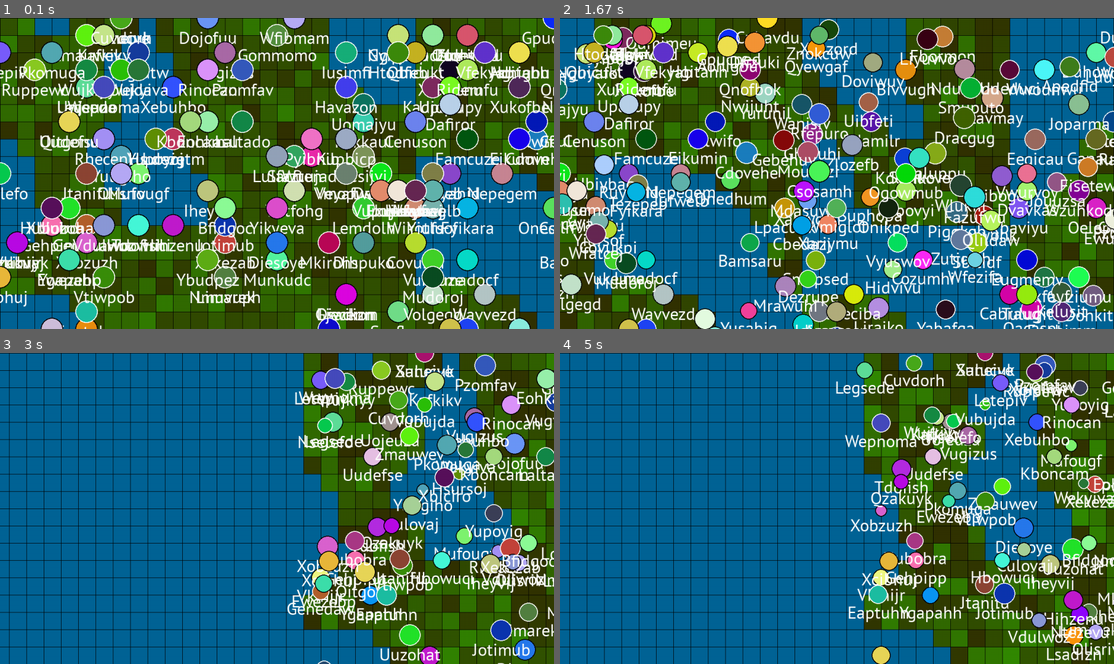
Above: before the commit, frames 1-4 (two rows, left to right).
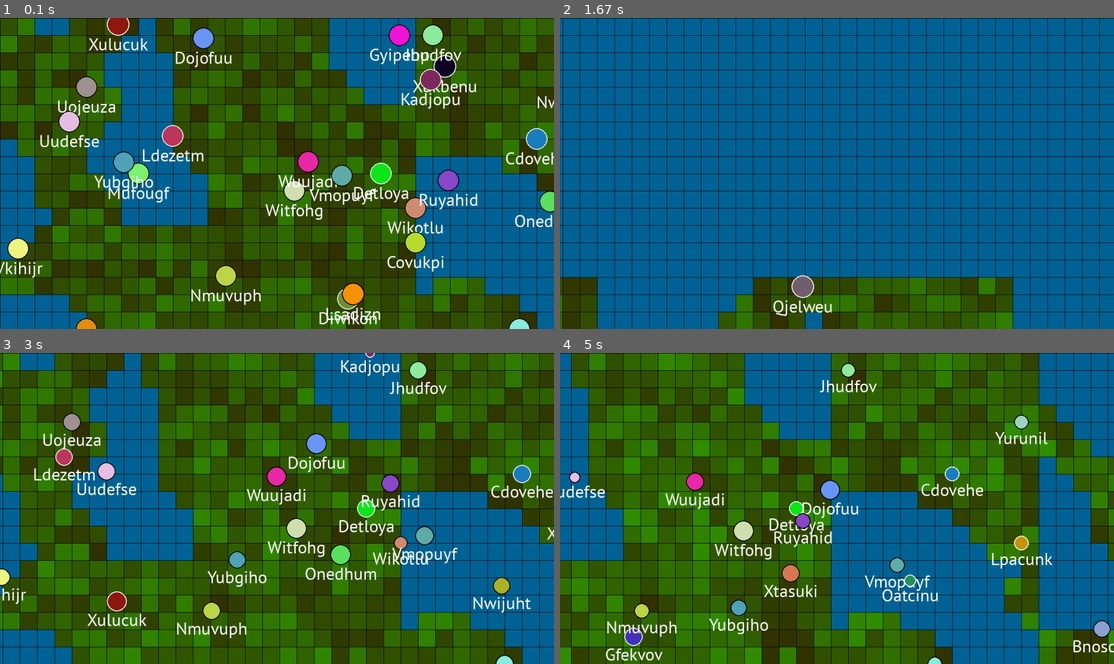
Above: after the commit, the same moments.

Repository: coding-lines/evolvers
Game: pygame game, started from Evolvers/run_v2.py
Same seed, same stepped clock (60 frames per second), same inputs: the game is played once before the commit and once after it.
Inputs:
- Up to frame 1 (0.1 s): no input
- Up to frame 2 (1.67 s): hold Right 0.33-0.8 s; hold Up 0.88-1.18 s; hold Right from 1.22 s (still down)
- Up to frame 3 (3 s): release Right at 1.68 s; hold Left 1.72-2.25 s; hold Down 2.28-2.58 s; hold Left from 2.62 s (still down)
- Up to frame 4 (5 s): release Left at 3.02 s; hold Up 3.05-3.42 s; hold Right 3.45-4.08 s; hold Down 4.12-4.48 s; hold Left 4.52-4.98 s

The runs differ from the first frame. In frame 1, 37% of the frame differs, in the area x 0-100%, y 0-100%; in frame 2, 76%; in frame 3, 82%; in frame 4, 84%.

Commit message:
Worlds can now be saved and loaded

Diff:
--- a/Evolvers/Chunk.py
+++ b/Evolvers/Chunk.py
@@ -1,6 +1,9 @@
 import math
+import os
 import random
 import time
+
+from ast import literal_eval
 
 class ChunkConverters:
     def boolean_to_tile_type(tile):
@@ -30,7 +33,13 @@
         self.loaded = False
 
     def load_from_file(self, file_name):
-        pass
+        with open(file_name, "r") as f:
+            json_repr = literal_eval(f.read())
+
+        self.terrain = json_repr["terrain"]
+        self.food = json_repr["food"]
+
+        self.loaded = True
 
     def generate(self, borders = {}, water_cover = 0.5):
         self.terrain = []
@@ -115,3 +124,20 @@
                         self.food[x][y] = 10
 
         self.last_iteration = time.time()
+
+    def compress(self, food_map):
+        for x in range(len(food_map)):
+            for y in range(len(food_map[0])):
+                food_map[x][y] = round(food_map[x][y], 2)
+
+        return food_map
+
+    def save_to(self, path, key):
+
+        chunk_data = {
+        "terrain": self.terrain,
+        "food": self.compress(self.food)
+        }
+
+        with open(os.path.join(path, key + ".json"), "w") as f:
+            f.write(str(chunk_data))
--- a/Evolvers/Creature.py
+++ b/Evolvers/Creature.py
@@ -11,7 +11,7 @@
     def alter_color(color):
         value_to_change = random.randint(0,2)
 
-        color[value_to_change] += random.randint(-5, 5)
+        color[value_to_change] += random.choice([-10, -5, 5, 10])
 
         if color[value_to_change] > 255:
             color[value_to_change] = 255
@@ -28,12 +28,50 @@
         return creatureNames.createNameOfLength(7)
 
     def alter_name(name):
+        change_type = random.random()
+        if change_type < 0.2:
+            if len(name) > 3 and random.random() < 0.5:
+                return name[:-1] #Cut off one letter
+            elif len(name) < 9:
+                return creatureNames.continueName(name)
         return creatureNames.alterName(name)
 
 class Creature:
-    def __init__(self, new = True, spawn_range=20):
+    def __init__(self, new = True, spawn_range=20, json_repr = ""):
         if not new:
-            self.populated = False
+            if json_repr != "":
+                self.populated = json_repr["populated"]
+
+                self.name = json_repr["name"]
+
+                self.color = json_repr["color"]
+                self.background_color = CreatureProperties.get_background_color(self.color)
+
+                self.x = json_repr["x"]
+                self.y = json_repr["y"]
+                self.rotation = json_repr["rotation"]
+
+                self.v_x = 0
+                self.v_y = 0
+
+                self.energy = json_repr["energy"]
+
+                self.generation = json_repr["generation"]
+                self.age = json_repr["age"]
+                self.ancestors = json_repr["ancestors"]
+                self.children = json_repr["children"]
+
+                self.last_iteration = time.time()
+
+                self.brain_type = json_repr["brain_type"]
+
+                if self.brain_type == "neural_network":
+                    self.brain_storage = GeneticNN.Network(json_repr = json_repr["brain_storage"])
+
+                self.memory = json_repr["memory"]
+
+            else:
+                self.populated = False
         else:
             self.populated = True
 
@@ -71,14 +109,14 @@
             #Outputs: Rotation change, speed, eat, reproduce, memory
             ###
 
-            self.brain_storage = GeneticNN.Network([10, 10, 5])
+            self.brain_storage = GeneticNN.Network([10, 5])
             self.memory = 0
 
     def create_mutation_of(self, other):
         self.populated = True
         self.name = CreatureProperties.alter_name(other.name)
 
-        self.color = CreatureProperties.alter_color(other.color)
+        self.color = CreatureProperties.alter_color(other.color.copy())
         self.background_color = CreatureProperties.get_background_color(self.color)
 
         self.x = other.x
@@ -102,9 +140,34 @@
 
         self.energy = 100
 
-    def run_iteration(self, world, speed = 1):
+    def get_json_repr(self):
+        brain_json = {}
+        if self.brain_type == "neural_network":
+            brain_json = self.brain_storage.get_json_repr()
+
+        return {
+        "populated": self.populated,
+        "name": self.name,
+        "color": self.color,
+        "x": self.x,
+        "y": self.y,
+        "rotation": self.rotation,
+        "energy": self.energy,
+        "generation": self.generation,
+        "age": self.age,
+        "ancestors": self.ancestors,
+        "children": self.children,
+        "brain_type": self.brain_type,
+        "brain_storage": brain_json,
+        "memory": self.memory
+        }
+
+    def run_iteration(self, world, speed = 1, override_dt = 0):
         reproduce = False
-        delta_time = speed * (time.time() - self.last_iteration)
+        if override_dt != 0:
+            delta_time = override_dt
+        else:
+            delta_time = speed * (time.time() - self.last_iteration)
         if self.populated:
             self.age += delta_time
 
@@ -221,17 +284,17 @@
                 if world.size_limit != [0, 0]:
                     if self.x < 0:
                         self.x = 1
-                        self.energy -= 10 * delta_time
+                        self.energy -= 5
                     elif self.x > world.size_limit[0] * world.chunk_size:
                         self.x = world.size_limit[0] * world.chunk_size - 1
-                        self.energy -= 10 * delta_time
+                        self.energy -= 5
 
                     if self.y < 0:
                         self.y = 1
-                        self.energy -= 10 * delta_time
+                        self.energy -= 5
                     elif self.y > world.size_limit[1] * world.chunk_size:
                         self.y = world.size_limit[1] * world.chunk_size - 1
-                        self.energy -= 10 * delta_time
+                        self.energy -= 5
 
         self.last_iteration = time.time()
         return world, reproduce
--- a/Evolvers/CreatureManager.py
+++ b/Evolvers/CreatureManager.py
@@ -1,20 +1,43 @@
 import Creature
+import os
+
+from ast import literal_eval
 
 class CreatureManager:
-    def __init__(self, tile_limit = [0, 0], start_creatures = 50, maintain_population = 5):
-        self.tile_limit = tile_limit
-        self.maintain_population = maintain_population
-        self.creatures = []
+    def __init__(self, tile_limit = [0, 0], start_creatures = 50, maintain_population = 5, file_name = ""):
+        if file_name != "":
+            with open(os.path.join(file_name, "creatures.json"), "r") as f:
+                json_repr = literal_eval(f.read())
 
-        for i in range(start_creatures):
-            self.creatures += [Creature.Creature(new = True, spawn_range = min(self.tile_limit) - 1)]
+            self.tile_limit = json_repr["tile_limit"]
+            self.maintain_population = json_repr["maintain_population"]
+
+            self.creatures = []
+
+            for creature in json_repr["creatures"]:
+                self.creatures += [Creature.Creature(new = False, json_repr = creature)]
+        else:
+            self.tile_limit = tile_limit
+            self.maintain_population = maintain_population
+            self.creatures = []
+
+            for i in range(start_creatures):
+                self.creatures += [Creature.Creature(new = True, spawn_range = min(self.tile_limit) - 1)]
 
 
-    def full_iteration(self, world, speed = 1):
+    def save_to(self, path):
+        creatures_json = []
+        for creature in self.creatures:
+            creatures_json += [creature.get_json_repr()]
+
+        with open(os.path.join(path, "creatures.json"), "w") as f:
+            f.write(str({"tile_limit": self.tile_limit, "maintain_population": self.maintain_population, "creatures": creatures_json}))
+
+    def full_iteration(self, world, speed = 1, override_dt = 0):
         reproducing = []
         death = []
         for n_creature, creature in enumerate(self.creatures):
-            world, reproduce = creature.run_iteration(world, speed = speed)
+            world, reproduce = creature.run_iteration(world, speed = speed, override_dt = override_dt)
 
             if creature.energy <= 0:
                 death += [n_creature]
--- a/Evolvers/GeneticNN.py
+++ b/Evolvers/GeneticNN.py
@@ -1,11 +1,23 @@
 import random
 import copy
 
+from ast import literal_eval
+
 class Neuron:
-    def __init__(self, type="neuron", prev_layer=1):
-        self.type = str(type)
+    def __init__(self, type = "neuron", prev_layer = 1, json_repr = None):
+        if json_repr != None:
+            self.type = json_repr["type"]
+            self.input_weights = json_repr["input_weights"]
+        else:
+            self.type = str(type)
 
-        self.input_weights = [10 * (random.random()-0.5) for i in range(prev_layer)]
+            if self.type != "input":
+                self.input_weights = [random.choice([0, 10 * (random.random()-0.5)]) for i in range(prev_layer)]
+            else:
+                self.input_weights = [10 * (random.random()-0.5) for i in range(prev_layer)]
+
+    def get_json_repr(self):
+        return {"type": self.type, "input_weights": self.input_weights}
 
     def __repr__(self):
         if self.type == "neuron":
@@ -14,21 +26,42 @@
             return "< " + str(self.type) + " Neuron with input weights of " + str(self.input_weights) + ">"
 
 class Network:
-    def __init__(self, layers=[], neurons=[]):
-        self.layers = layers
-        self.layer_count = len(layers)
-        self.neurons = []
+    def __init__(self, layers = [], json_repr = ""):
+        if json_repr != "":
+            json_repr = literal_eval(json_repr)
+            self.layers = json_repr["layers"]
+            self.layer_count = len(self.layers)
 
-        for layer_no, layer in enumerate(layers):
-            self.neurons += [[]]
-            for neuron in range(layer):
-                if layer_no == 0:
-                    self.neurons[-1] += [Neuron(type="input")]
-                else:
-                    self.neurons[-1] += [Neuron(prev_layer=layers[layer_no - 1])]
+            self.neurons = []
+            for layer in json_repr["neurons"]:
+                self.neurons += [[]]
+                for neuron in layer:
+                    self.neurons[-1] += [Neuron(json_repr = neuron)]
+
+        else:
+            self.layers = layers
+            self.layer_count = len(layers)
+            self.neurons = []
+
+            for layer_no, layer in enumerate(layers):
+                self.neurons += [[]]
+                for neuron in range(layer):
+                    if layer_no == 0:
+                        self.neurons[-1] += [Neuron(type="input")]
+                    else:
+                        self.neurons[-1] += [Neuron(prev_layer=layers[layer_no - 1])]
 
     def get_architecture(self):
         return str(self.neurons)
+
+    def get_json_repr(self):
+        neurons = []
+        for layer in self.neurons:
+            neurons += [[]]
+            for neuron in layer:
+                neurons[-1] += [neuron.get_json_repr()]
+
+        return str({"layers": self.layers, "neurons": neurons})
 
     def get_layer_output(self, data, layer_no):
         if (len(data) != self.layers[layer_no]) and (len(data) != len(self.neurons[layer_no][0].input_weights)):
@@ -83,6 +116,10 @@
 
             random_position = random.randint(0, len(mutated.neurons[random_layer][random_neuron].input_weights) - 1)
 
+            #Ability to disable a neuron connection
+            if random.random() < 0.1 and random_layer != 0:
+                mutated.neurons[random_layer][random_neuron].input_weights[random_position] = 0
+
             mutated.neurons[random_layer][random_neuron].input_weights[random_position] += random.choice([-1, 1]) * random.choice([1, 0.1, 0.1, 0.1, 0.01])
 
         return mutated
--- a/Evolvers/Renderer.py
+++ b/Evolvers/Renderer.py
@@ -37,7 +37,10 @@
 
         return chunks_in_view
 
-    def render_world(self, screen, camera, world):
+    def render_world(self, screen, camera, world, water_background=True):
+        if water_background:
+            screen.fill(self.water_color)
+
         chunks_in_view = self.get_chunks_in_view(camera, world)
 
         tile_size = self.scaling * camera.z
@@ -51,6 +54,9 @@
 
                 for x in range(chunk.size):
                     for y in range(chunk.size):
+                        if chunk.terrain[x][y] == -1 and water_background:
+                            continue
+
                         draw_x = (chunk_coords[0]) * chunk_pixel_size - camera.x * tile_size + x * tile_size
                         draw_y = (chunk_coords[1]) * chunk_pixel_size - camera.y * tile_size + y * tile_size
 
--- a/Evolvers/World.py
+++ b/Evolvers/World.py
@@ -1,33 +1,61 @@
 import Chunk
 import CreatureManager
+import os
 import time
 
+from ast import literal_eval
+
 class World:
-    def __init__(self, size_limit=[0, 0], chunk_size = 12, regrowth_factor = 1, fertility_range_factor = 1, water_cover = 0.5, start_creatures=50, maintain_population=5):
+    def __init__(self, size_limit=[0, 0], chunk_size = 12, regrowth_factor = 1, fertility_range_factor = 1, water_cover = 0.5, start_creatures = 50, maintain_population = 5, file_name = ""):
 
-        #[0, 0] = unlimited
-        self.size_limit = size_limit
+        if file_name != "":
+            with open(os.path.join(file_name, "world.json"), "r") as f:
+                json_repr = literal_eval(f.read())
 
-        self.chunk_size = chunk_size
+            self.size_limit = json_repr["size_limit"]
 
-        self.tile_limit = [chunk_size * size_limit[0], chunk_size * size_limit[1]]
+            self.chunk_size = json_repr["chunk_size"]
 
-        #List of ALL generated chunk keys
-        self.generated_chunks = []
+            self.tile_limit = [self.chunk_size * self.size_limit[0], self.chunk_size * self.size_limit[1]]
 
-        #Loaded Chunk objects (key = x_y)
-        self.chunks = {}
+            self.regrowth_factor = json_repr["regrowth_factor"]
+            self.fertility_range_factor = json_repr["fertility_range_factor"]
+            self.water_cover = json_repr["water_cover"]
 
-        #Food regrowth rate (0 = food does not regrow, 1 = normal growth rate, 2 = 2x growth, ...)
-        self.regrowth_factor = regrowth_factor
+            self.generated_chunks = json_repr["generated_chunks"]
 
-        #Radius around water where the ground is fertile (-1 = ground is always fertile, 0 = no fertile ground, 1 = standard range, 2 = 2x range, ...)
-        self.fertility_range_factor = fertility_range_factor
+            self.chunks = {}
 
-        #Percentage of water in the world (-1 = automatic (random), 0 = no water, 1 = only water)
-        self.water_cover = water_cover
+            for chunk in self.generated_chunks:
+                self.chunks[chunk] = Chunk.Chunk(size = self.chunk_size)
+                self.chunks[chunk].load_from_file(os.path.join(file_name, chunk + ".json"))
 
-        self.creature_manager = CreatureManager.CreatureManager(self.tile_limit, start_creatures, maintain_population)
+            self.creature_manager = CreatureManager.CreatureManager(self.tile_limit, file_name = file_name)
+
+        else:
+            #[0, 0] = unlimited
+            self.size_limit = size_limit
+
+            self.chunk_size = chunk_size
+
+            self.tile_limit = [chunk_size * size_limit[0], chunk_size * size_limit[1]]
+
+            #List of ALL generated chunk keys
+            self.generated_chunks = []
+
+            #Loaded Chunk objects (key = x_y)
+            self.chunks = {}
+
+            #Food regrowth rate (0 = food does not regrow, 1 = normal growth rate, 2 = 2x growth, ...)
+            self.regrowth_factor = regrowth_factor
+
+            #Radius around water where the ground is fertile (-1 = ground is always fertile, 0 = no fertile ground, 1 = standard range, 2 = 2x range, ...)
+            self.fertility_range_factor = fertility_range_factor
+
+            #Percentage of water in the world (-1 = automatic (random), 0 = no water, 1 = only water)
+            self.water_cover = water_cover
+
+            self.creature_manager = CreatureManager.CreatureManager(self.tile_limit, start_creatures, maintain_population)
 
     def is_chunk_loaded(self, chunk):
         if chunk not in self.generated_chunks:
@@ -87,5 +115,22 @@
                 count += 1
 
 
-    def full_creature_iteration(self, speed = 1):
-        self = self.creature_manager.full_iteration(self, speed = speed)
+    def full_creature_iteration(self, speed = 1, override_dt = 0):
+        self = self.creature_manager.full_iteration(self, speed = speed, override_dt = override_dt)
+
+    def save_world_to(self, path):
+        metadata = {
+        "size_limit": self.size_limit,
+        "chunk_size": self.chunk_size,
+        "regrowth_factor": self.regrowth_factor,
+        "fertility_range_factor": self.fertility_range_factor,
+        "water_cover": self.water_cover,
+        "generated_chunks": self.generated_chunks
+        }
+        with open(os.path.join(path, "world.json"), "w") as f:
+            f.write(str(metadata))
+
+        for chunk_key in self.chunks.keys():
+            self.chunks[chunk_key].save_to(path, chunk_key)
+
+        self.creature_manager.save_to(path)
--- a/Evolvers/run_v2.py
+++ b/Evolvers/run_v2.py
@@ -32,7 +32,8 @@
 clock = pygame.time.Clock()
 pygame.display.set_caption("Evolvers")
 
-test_world = World.World(size_limit=[6, 6], water_cover=0.4, start_creatures=1000, maintain_population=10)
+test_world = World.World(size_limit=[6, 6], water_cover=0.4, start_creatures=200, maintain_population=10)
+#test_world = World.World(file_name = "save/world_test")
 cam = Camera.Camera()
 renderer = Renderer.Renderer(dimensions, "font/PTSans-Regular.ttf")
 
@@ -56,6 +57,8 @@
                 global_speed += 1 if global_speed < 50 else 0
             elif event.key == pygame.K_o:
                 global_speed -= 1 if global_speed > 1 else 0
+            elif event.key == pygame.K_F12:
+                test_world.save_world_to("save/world_test")
 
     if pygame.key.get_pressed()[pygame.K_DOWN]:
         cam.y += dt * cam.movement_speed
@@ -68,11 +71,11 @@
 
     test_world.full_world_iteration(global_speed)
     #test_world.visible_only_world_iteration(renderer, cam, global_speed)
-    test_world.full_creature_iteration(global_speed)
+    #sped up iterations while converving accuracy
+    for i in range(global_speed):
+        test_world.full_creature_iteration(override_dt = dt)
 
-
-    screen.fill([0,100,150])
-    renderer.render_world(screen, cam, test_world)
+    renderer.render_world(screen, cam, test_world, water_background=True)
     renderer.render_creatures(screen, cam, test_world.creature_manager.creatures)
 
     pygame.display.flip()
